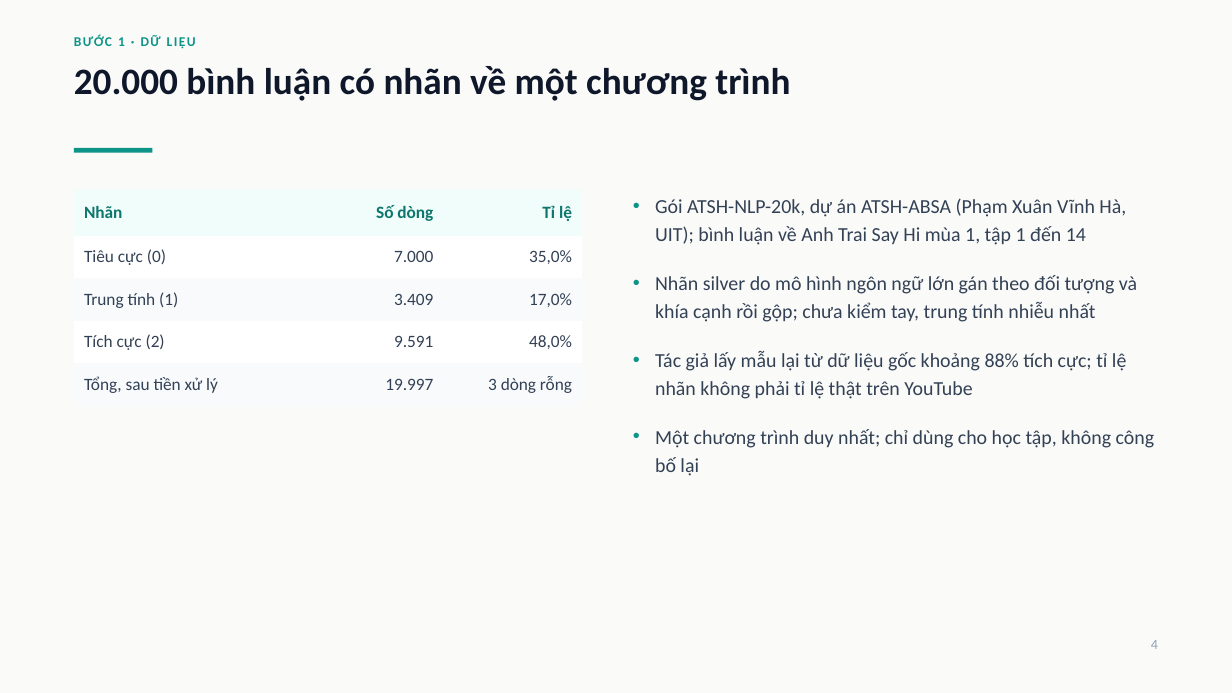
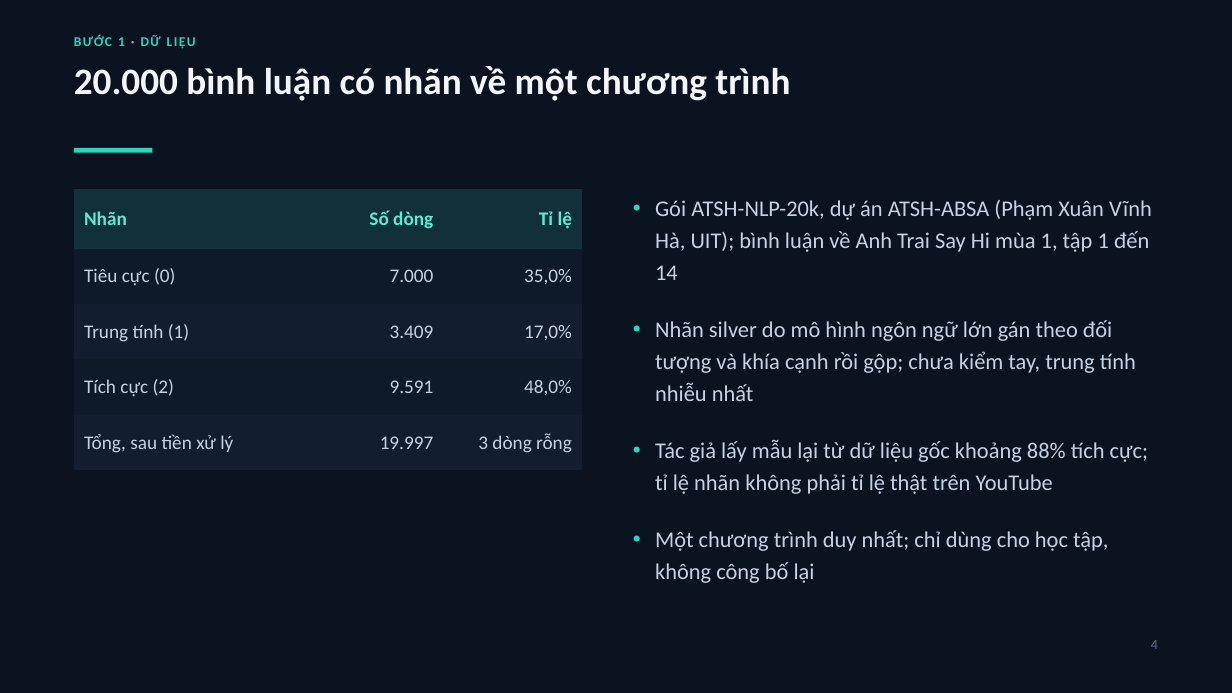
Before and after one commit to Phuhieu24/NLP_PhanTichBinhLuanYoutube, a slide deck: slide 4 of report/CS221_slide.pptx. Drawn at 1232x693 pixels with LibreOffice and Linux fonts; fonts in the diff are those of the drawing. Boxes give left, top, right and bottom in pixels: in the first picture for what was removed or moved away, otherwise in the second. Text is boxed around its words. In the diff, an @@ line names an element or a change of style, - is before the commit and + after.

Commit message:
feat(slides): đổi bài thuyết trình sang tông tối, sơ đồ phủ kín khung hình
Nền #0B1220, chữ gần trắng, nhấn xanh ngọc #2DD4BF: khi chia sẻ qua màn hình họp
thì nền sáng bị chói và chữ xám nhạt khó đọc.

Hai slide sơ đồ (pipeline, quy trình đánh giá) bỏ tiêu đề và phủ kín 13,333 x 7,5
inch, vì bản thân sơ đồ đã có tiêu đề và tỉ lệ đúng 16:9. Ma trận nhầm lẫn, ảnh
ứng dụng, bảng và cỡ chữ ở các slide còn thưa được phóng to cho vừa khung hình.

```diff
--- a/report/CS221_slide.pptx
+++ b/report/CS221_slide.pptx
@@ background #FAFAF9 to #0B1220 @@
@@ text "BƯỚC 1 · DỮ LIỆU" at bbox=[118, 37, 913, 462]: text colour #0D9488 to #2DD4BF @@
@@ text "20.000 bình luận có nhãn ..." at bbox=[74, 66, 790, 101]: text colour #0F172A to #F2F6FB @@
@@ rectangle at bbox=[74, 148, 152, 152]: fill #0D9488 to #2DD4BF @@
@@ table at bbox=[74, 189, 582, 470] @@
@@ fill #F0FDFA to #12303A in row 1 @@
@@ fill #FFFFFF to #0E1929 in 6 cells @@
@@ fill #F8FAFC to #121E30 in 6 cells @@
@@ size 13.5 to 15 pt @@
@@ text colour #0F766E to #5EEAD4 in "Nhãn", "Số dòng", "Tỉ lệ" @@
@@ text colour #334155 to #C5D2E4 in "Tiêu cực (0)", "7.000", "35,0%", "Trung tính (1)" and 8 more places @@
@@ text "Gói ATSH-NLP-20k, dự án ATSH-ABSA ..." at bbox=[655, 200, 1152, 583]: size 15.5 to 17.5 pt, text colour #334155 to #C5D2E4; more space between paragraphs; bullet colour #0D9488 to #2DD4BF @@
@@ text "4" at bbox=[1151, 640, 1158, 649]: text colour #94A3B8 to #55688A @@
```
Also in this commit, not shown: 15 other slides changed, 2 slides added, 2 slides removed, 1 other file.
